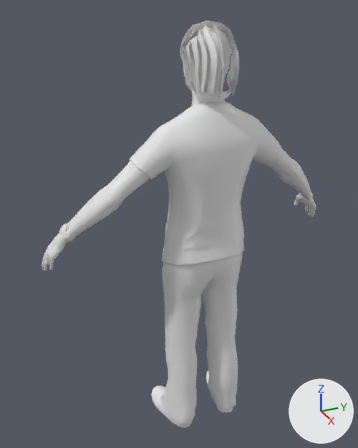
What one commit did to the glTF model dist/assets/licensed/humans/ethan.glb.
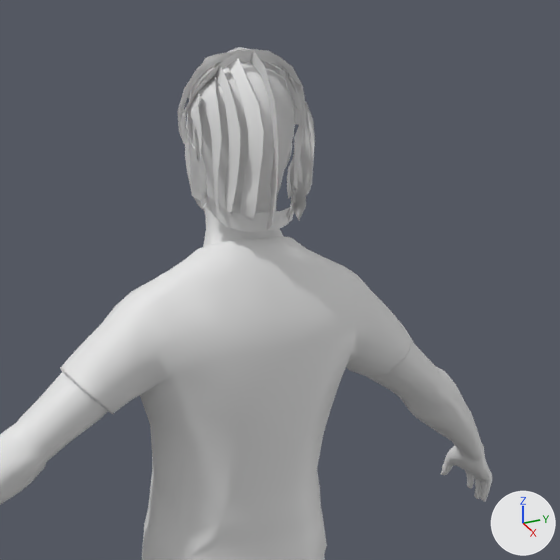
Each version appears first whole from a 50 mm lens placed at (1.712, -0.89, 2.802), pointed at (-0.108, -0.071, 1.892), and next in a close-up on the part from 29% to 96% of the width and 0% to 54% of the height. The lights are fixed; the arrows at lower right show +X, +Y and +Z. The last two pictures show the newer version. Materials are left out; every surface is plain grey. Vertices at exactly the same position are counted once.

Script lines for the objects in view, before the commit:
```python
me_m019_hipoly_81_bones = bpy.data.meshes.new('m019_hipoly_81_bones')
me_m019_hipoly_81_bones.from_pydata(...)  # 3897 vertices, 7388 faces; spans x -0.2..0.13, y -0.67..0.67, z 0.9..2.73
# faces by material slot: [3982, 3082, 324]
me_m019_hipoly_81_bones.materials.append(mat_m019_body)
me_m019_hipoly_81_bones.materials.append(mat_m019_head)
me_m019_hipoly_81_bones.materials.append(mat_m011_opacity)
ob_m019_hipoly_81_bones = bpy.data.objects.new('m019_hipoly_81_bones', me_m019_hipoly_81_bones)
ob_m019_hipoly_81_bones.location = (0.0, 0.0, 0.0)
```
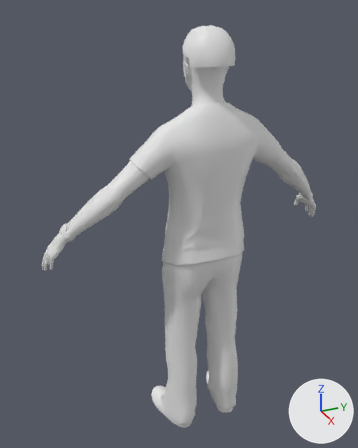
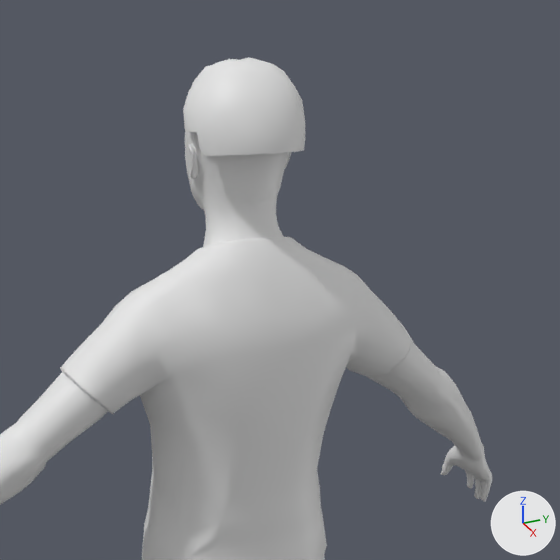
What changed in the scene script:
```text
Change me_m019_hipoly_81_bones:
    used by ob_m019_hipoly_81_bones; location = (0.0, 0.0, 0.0)
    remove me_m019_hipoly_81_bones.from_pydata(...)  # 3897 vertices, 7388 faces; spans x -0.2..0.13, y -0.67..0.67, z 0.9..2.73
    add me_m019_hipoly_81_bones.from_pydata(...)  # 3663 vertices, 7242 faces; spans x -0.2..0.13, y -0.67..0.67, z 0.9..2.71
    me_m019_hipoly_81_bones part 1
    253 vertices are removed from x -0.11..0.12, y -0.11..0.11, z 2.46..2.73
    321 faces are deleted
    3 vertices move from x 0.09..0.1, y 0.06, z 2.47..2.54 to x -0.11..-0.1, y 0.01..0.04, z 2.66
    19 vertices are added at x -0.11..0.1, y -0.05..0.04, z 2.58..2.7
    175 new faces join them
```

Boxes (x1, y1, x2, y2) around the edits, measured in the close-ups (560 x 560 px):
'm019_hipoly_81_bones', reshaped: before (0, 47, 492, 560); after (0, 57, 492, 560)
part 1 of me_m019_hipoly_81_bones, cut back: before (177, 47, 315, 232); after (183, 57, 305, 156)
